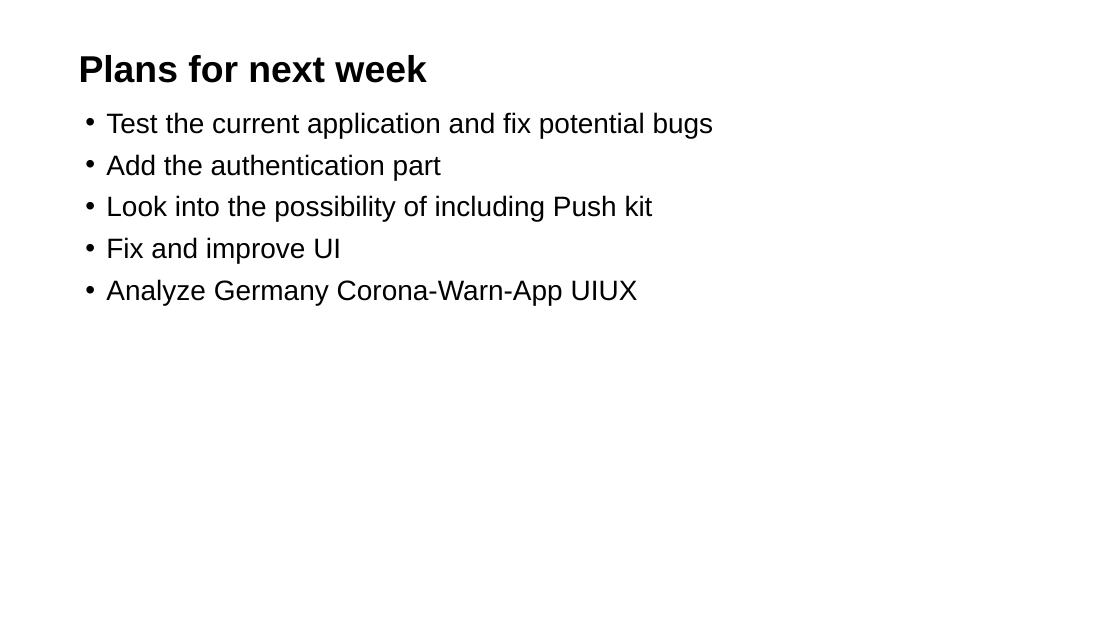
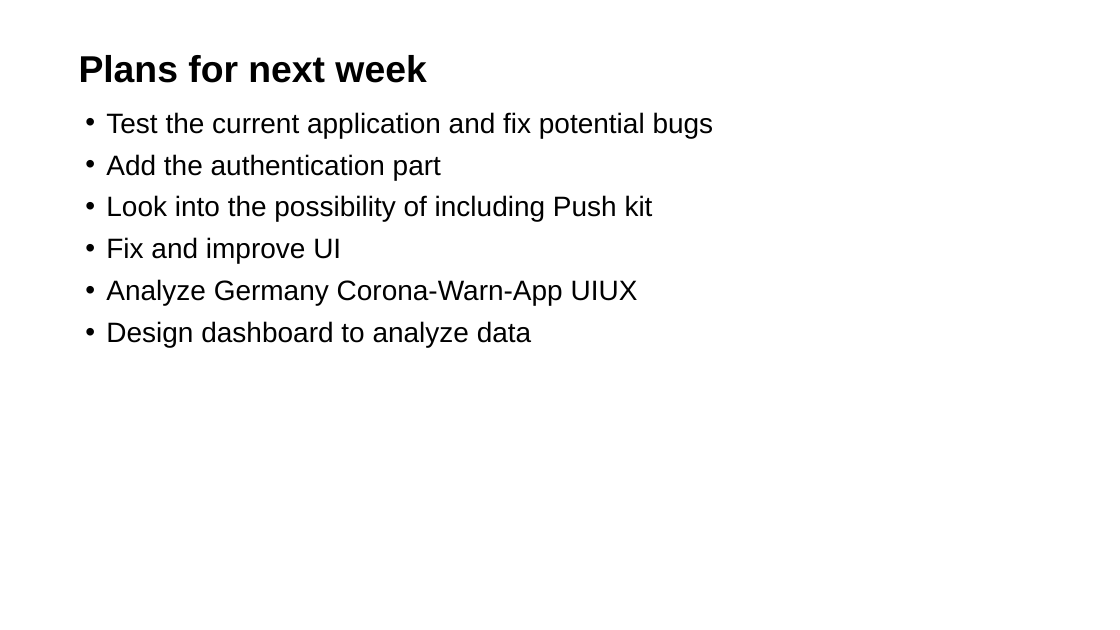
Before and after one commit to JackXu0/Contact_Tracing, a slide deck: slide 5 of Week4 Pre/CT Project Weekly Status Report 6-26-2020.pptx. Drawn at 1120x630 pixels with LibreOffice and Linux fonts; fonts in the diff are those of the drawing; background and template pictures are left out. Boxes give left, top, right and bottom in pixels: in the first picture for what was removed or moved away, otherwise in the second. Text is boxed around its words. In the diff, an @@ line names an element or a change of style, - is before the commit and + after.

Commit message:
changes to ppt and excel

```diff
--- a/Week4 Pre/CT Project Weekly Status Report 6-26-2020.pptx
+++ b/Week4 Pre/CT Project Weekly Status Report 6-26-2020.pptx
@@ text at [106,321,531,347]: paragraph added @@
+• Design dashboard to analyze data
```
Also in this commit, not shown: 1 other file.
